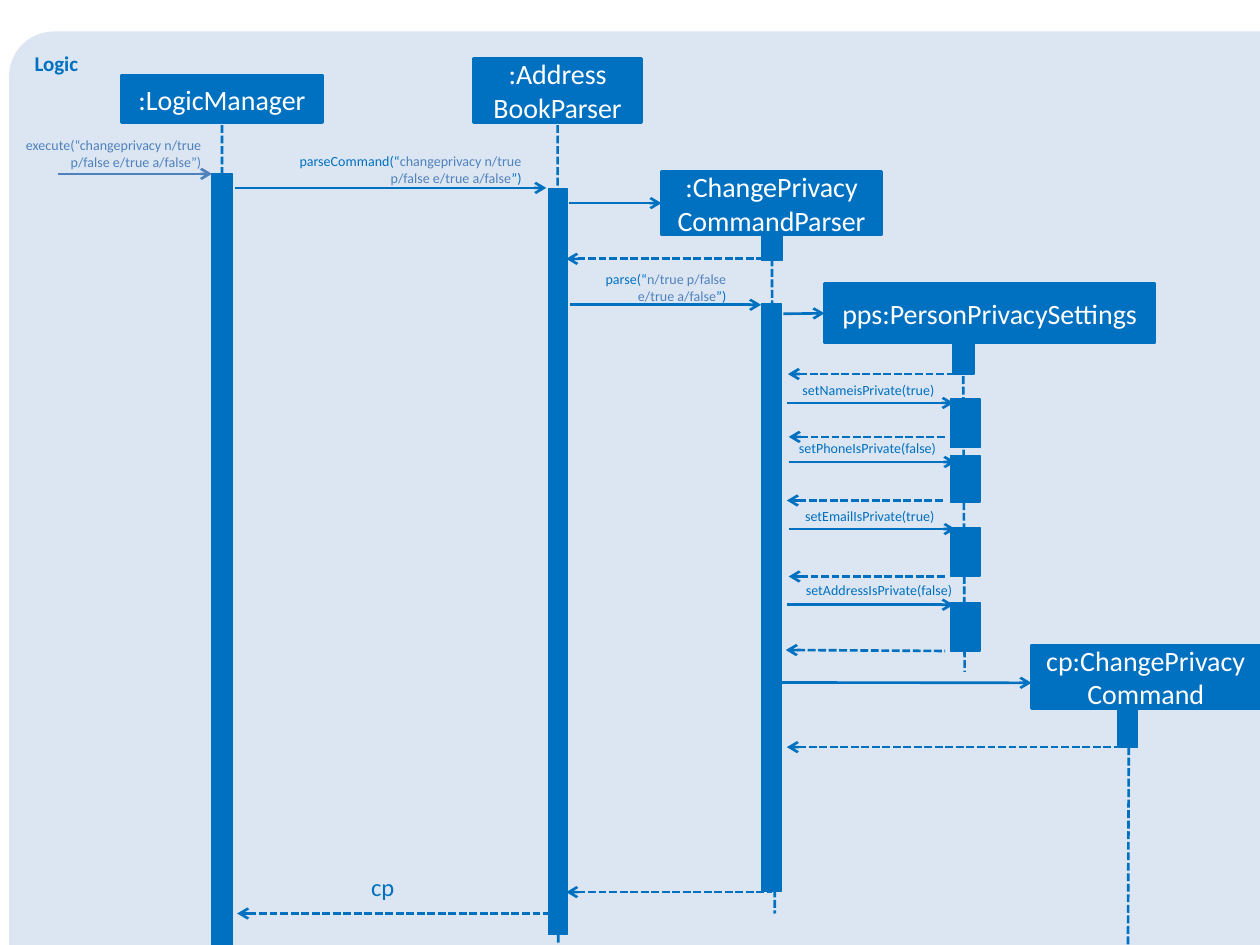
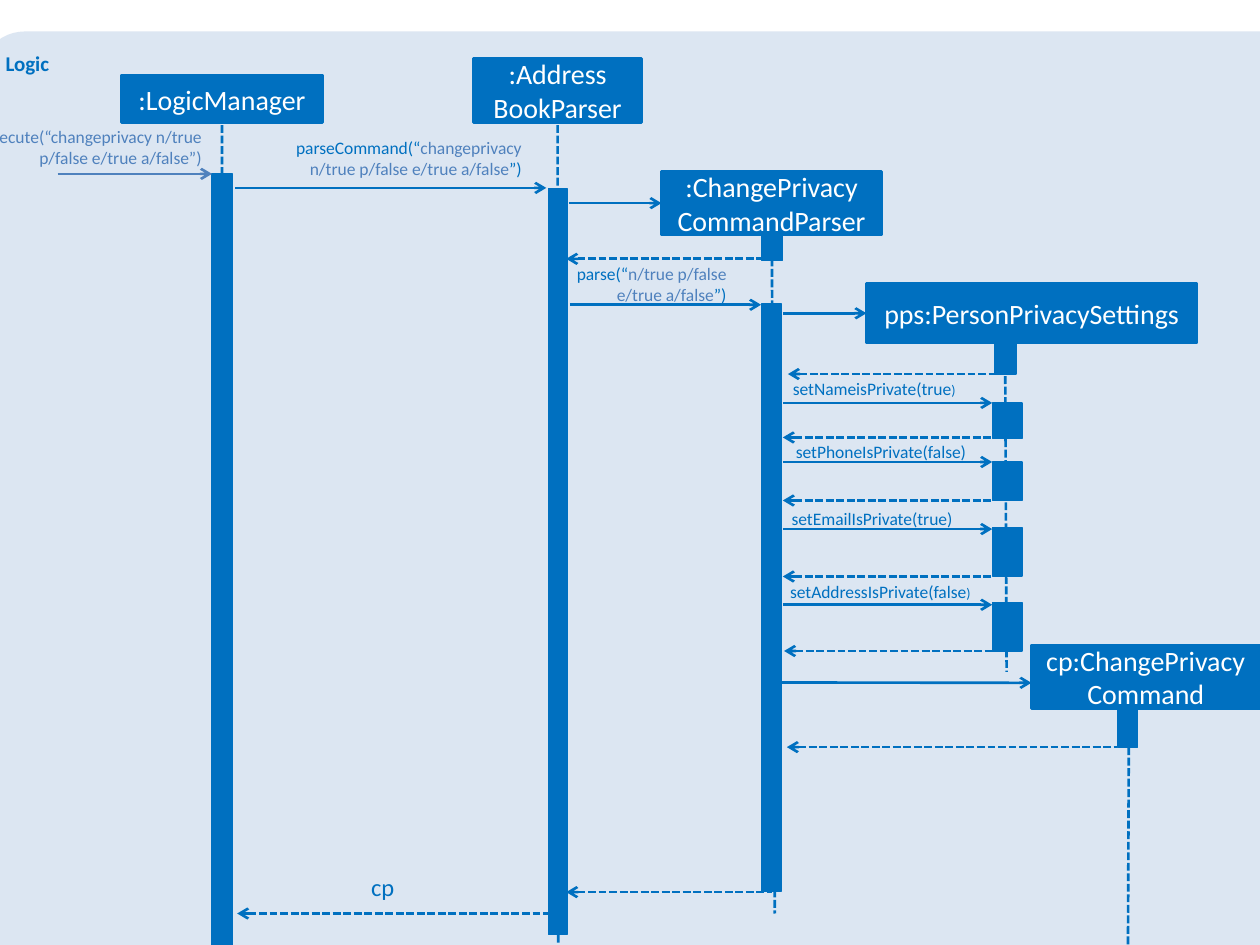
Before and after one commit to wangyiming1019/main, a slide deck: slide 1 of docs/diagrams/ChangePrivacySequenceDiagram.pptx. Drawn at 1260x945 pixels with LibreOffice and Linux fonts; fonts in the diff are those of the drawing. Boxes give left, top, right and bottom in pixels: in the first picture for what was removed or moved away, otherwise in the second. Text is boxed around its words. In the diff, an @@ line names an element or a change of style, - is before the commit and + after.

```diff
--- a/docs/diagrams/ChangePrivacySequenceDiagram.pptx
+++ b/docs/diagrams/ChangePrivacySequenceDiagram.pptx
@@ rounded rectangle "Logic": place and size @@
-rounded rectangle "Logic" at [9, 32, 1260, 945]
+rounded rectangle "Logic" at [0, 32, 1260, 945]
@@ text "execute(“changeprivacy n/true p/false e/true a/false”)": place and size @@
-text "execute(“changeprivacy n/true p/false e/true a/false”)" at [26, 140, 202, 171]
+text "execute(“changeprivacy n/true p/false e/true a/false”)" at [0, 130, 202, 169]
@@ text "parseCommand(“changeprivacy n/true p/false e/true a/false”)": place and size @@
-text "parseCommand(“changeprivacy n/true p/false e/true a/false”)" at [300, 156, 522, 185]
+text "parseCommand(“changeprivacy n/true p/false e/true a/false”)" at [296, 141, 522, 178]
@@ text "parse(“n/true p/false e/true a/false”)": place and size @@
-text "parse(“n/true p/false e/true a/false”)" at [606, 274, 726, 305]
+text "parse(“n/true p/false e/true a/false”)" at [577, 267, 727, 305]
@@ rectangle "pps:PersonPrivacySettings": place and size @@
-rectangle "pps:PersonPrivacySettings" at [824, 284, 1154, 343]
+rectangle "pps:PersonPrivacySettings" at [867, 284, 1197, 343]
@@ arrow moved from (784, 314) - (824, 314) to (782, 314) - (867, 314) @@
@@ arrow moved from (788, 374) - (955, 374) to (788, 374) - (998, 374) @@
@@ text "setNameisPrivate(true)": place and size @@
-text "setNameisPrivate(true)" at [802, 385, 934, 397]
+text "setNameisPrivate(true)" at [793, 382, 952, 397]
@@ 2 rectangles, 1 line: place and size @@
-2 rectangles, 1 line at [950, 336, 980, 672]
+2 rectangles, 1 line at [992, 336, 1022, 672]
@@ arrow moved from (788, 403) - (954, 403) to (782, 403) - (992, 403) @@
@@ rectangle: place and size @@
-rectangle at [950, 399, 980, 447]
+rectangle at [993, 403, 1023, 438]
@@ arrow moved from (789, 437) - (945, 437) to (782, 437) - (992, 437) @@
@@ size 8 to 10 pt in 7 elements at [296, 141, 522, 178], [792, 512, 953, 530], [790, 585, 966, 600], [0, 130, 202, 169], [577, 267, 727, 305], [793, 382, 952, 397], [796, 445, 966, 463] @@
@@ arrow moved from (789, 462) - (955, 462) to (782, 462) - (992, 462) @@
@@ rectangle: place and size @@
-rectangle at [950, 456, 980, 503]
+rectangle at [992, 462, 1022, 501]
@@ arrow moved from (788, 500) - (944, 500) to (782, 500) - (992, 500) @@
@@ arrow moved from (789, 529) - (955, 529) to (782, 529) - (992, 529) @@
@@ rectangle: place and size @@
-rectangle at [950, 528, 980, 576]
+rectangle at [993, 528, 1023, 576]
@@ arrow moved from (789, 577) - (945, 577) to (782, 577) - (992, 577) @@
@@ arrow moved from (788, 605) - (954, 605) to (782, 605) - (992, 605) @@
@@ arrow moved from (786, 650) - (945, 651) to (784, 651) - (1007, 651) @@
```
Also in this commit, not shown: 3 other files.
